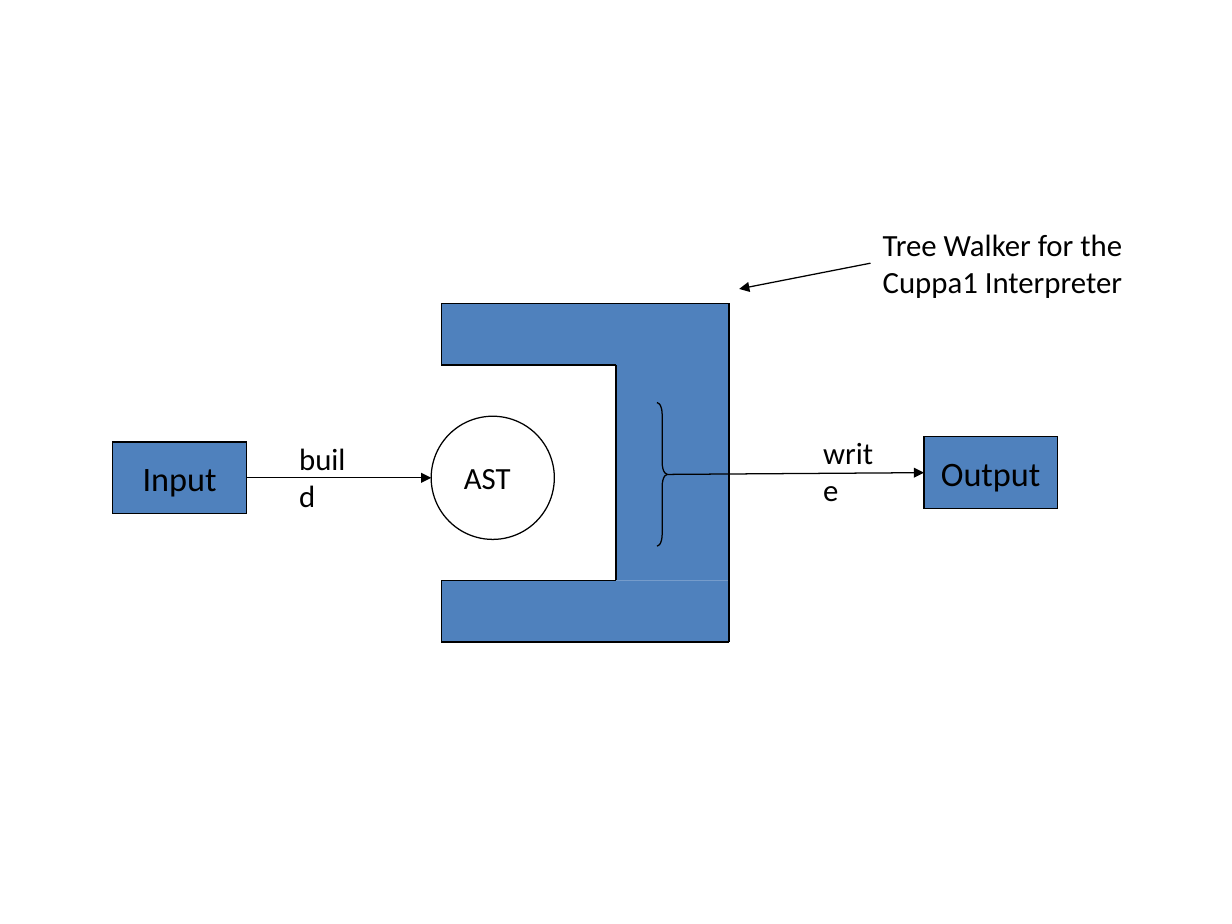
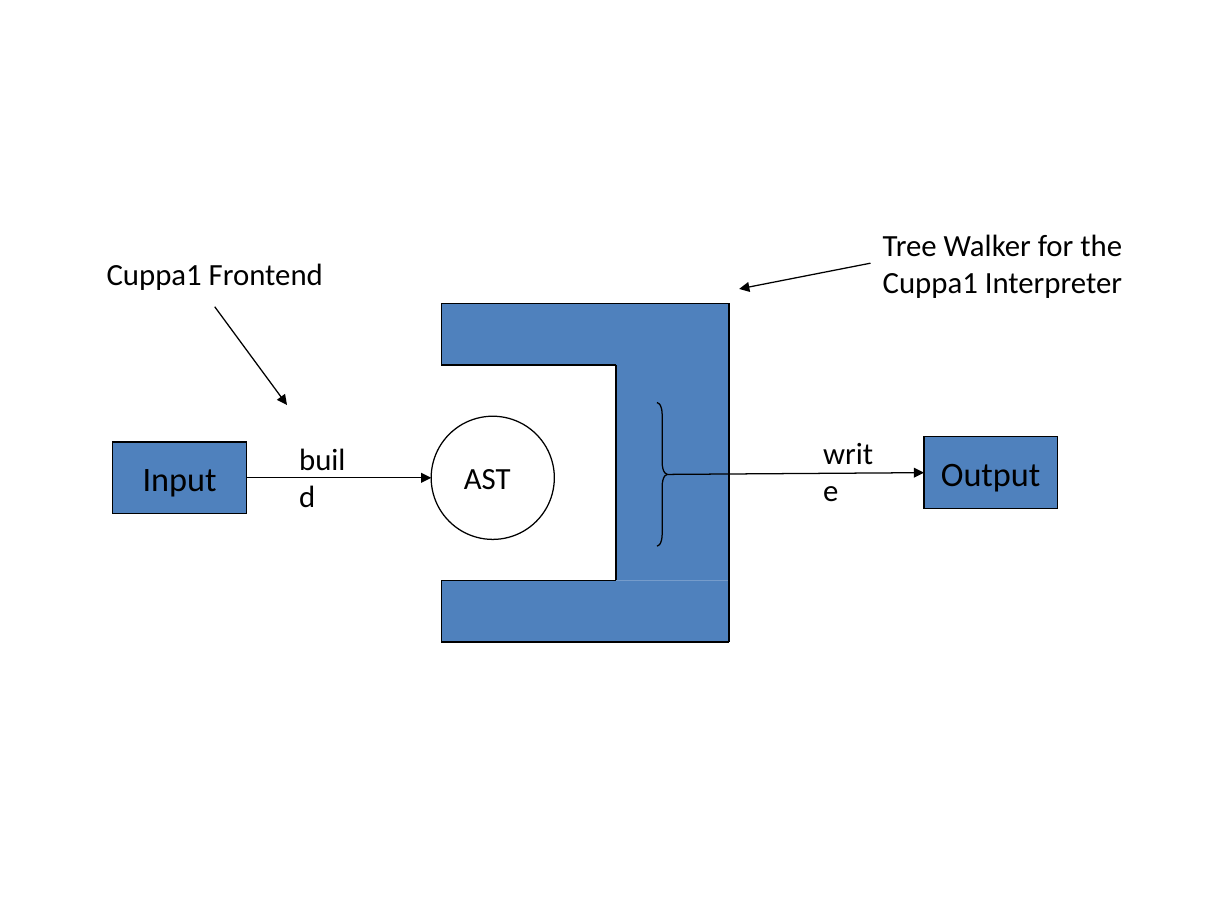
Before and after one commit to tiernanduvallygit/plipy, a slide deck: slide 1 of Notebooks/figures/chap05/5/figure.pptx. Drawn at 1232x924 pixels with LibreOffice and Linux fonts; fonts in the diff are those of the drawing. Boxes give left, top, right and bottom in pixels: in the first picture for what was removed or moved away, otherwise in the second. Text is boxed around its words. In the diff, an @@ line names an element or a change of style, - is before the commit and + after.

```diff
--- a/Notebooks/figures/chap05/5/figure.pptx
+++ b/Notebooks/figures/chap05/5/figure.pptx
@@ text added at bbox=[107, 263, 323, 290], 18 pt, text #000000 @@
+Cuppa1 Frontend
@@ arrow added from (214, 307) to (287, 405), #000000 0.75 pt @@
```
Also in this commit, not shown: 3 other files.
